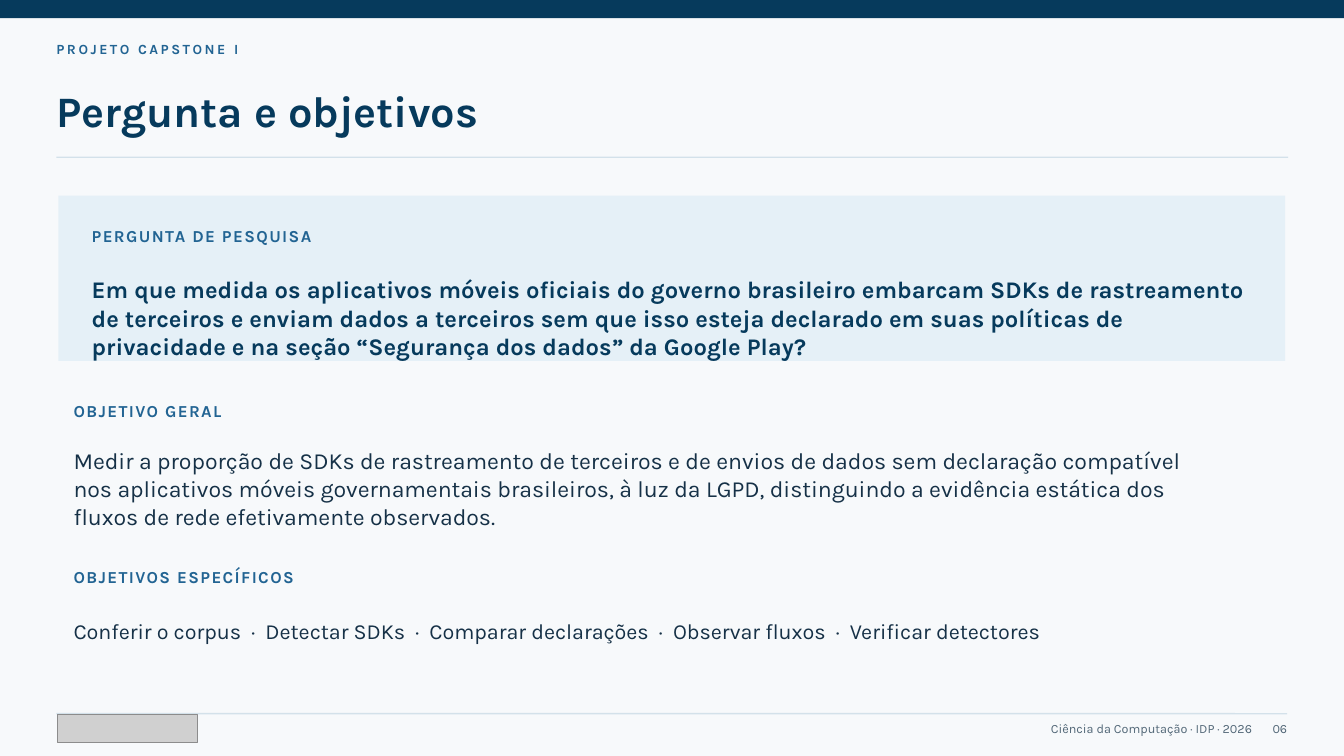
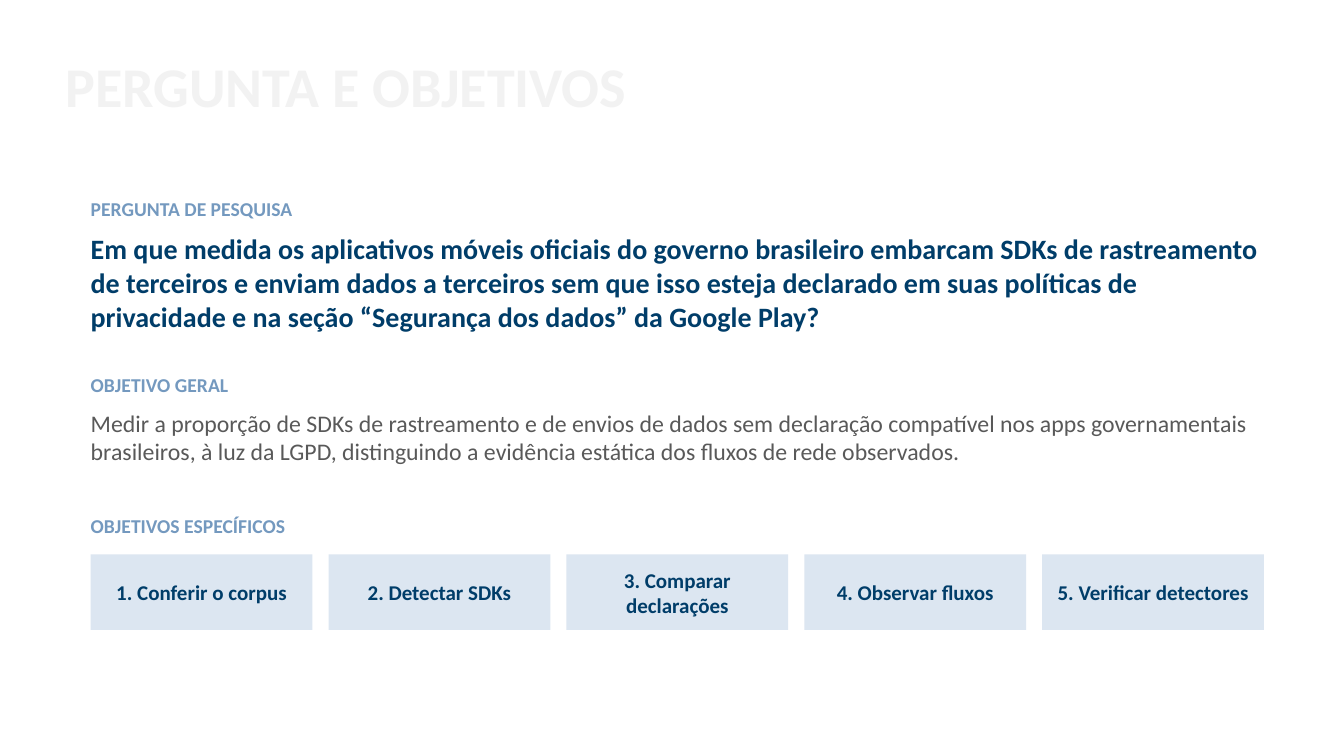
Before and after one commit to ClaudioAMF1/TCC, a slide deck: slide 6 of tcc/apresentacao/simulacao-defesa-rascunho.pptx. Drawn at 1344x756 pixels with LibreOffice and Linux fonts; fonts in the diff are those of the drawing; grey boxes stand for pictures; background and template pictures are left out. Boxes give left, top, right and bottom in pixels: in the first picture for what was removed or moved away, otherwise in the second. Text is boxed around its words. In the diff, an @@ line names an element or a change of style, - is before the commit and + after.

```diff
--- a/tcc/apresentacao/simulacao-defesa-rascunho.pptx
+++ b/tcc/apresentacao/simulacao-defesa-rascunho.pptx
@@ background #F7F9FB to picture (left out) @@
@@ rectangle removed at bbox=[0, 0, 1344, 18] @@
@@ text removed at bbox=[56, 44, 238, 54] @@
-PROJETO CAPSTONE I
@@ text at bbox=[56, 96, 478, 138]: text changed; size 31 to 40 pt; font Karla to Calibri; text colour #063A5C to #F2F2F2 @@
-Pergunta e objetivos
+PERGUNTA E OBJETIVOS
@@ line removed from (56, 157) to (1289, 157) @@
@@ rectangle removed at bbox=[58, 196, 1286, 361] @@
@@ text "PERGUNTA DE PESQUISA": place and size @@
-text "PERGUNTA DE PESQUISA" at bbox=[92, 231, 311, 245]
+text "PERGUNTA DE PESQUISA" at bbox=[91, 203, 293, 219]
@@ text "Em que medida os aplicativos ...": place and size @@
-text "Em que medida os aplicativos ..." at bbox=[92, 279, 1243, 361]
+text "Em que medida os aplicativos ..." at bbox=[91, 239, 1257, 332]
@@ text "Em que medida os aplicativos ..." at bbox=[91, 239, 1257, 332]: size 17 to 20 pt, font Karla to Calibri, text colour #063A5C to #003D69; vertical alignment middle to top @@
@@ text "OBJETIVO GERAL": place and size @@
-text "OBJETIVO GERAL" at bbox=[74, 406, 221, 418]
+text "OBJETIVO GERAL" at bbox=[91, 379, 228, 392]
@@ text at bbox=[91, 415, 1246, 464]: text changed; size 16.5 to 17 pt; font Karla to Calibri; text colour #163147 to #595959 @@
-Medir a proporção de SDKs de rastreamento de terceiros e de envios de dados sem declaração compatível nos aplicativos móveis governamentais brasileiros, à luz da LGPD, distinguindo a evidência estática dos fluxos de rede efetivamente observados.
+Medir a proporção de SDKs de rastreamento e de envios de dados sem declaração compatível nos apps governamentais brasileiros, à luz da LGPD, distinguindo a evidência estática dos fluxos de rede observados.
@@ text "Medir a proporção de SDKs ..." at bbox=[91, 415, 1246, 464]: vertical alignment middle to top @@
@@ size 12 to 14 pt, font Karla to Calibri, text colour #226493 to #7499BF, letter spacing 1 to 0 pt; vertical alignment middle to top in 3 elements at bbox=[91, 203, 293, 219], bbox=[91, 379, 228, 392], bbox=[91, 517, 285, 533] @@
@@ text "OBJETIVOS ESPECÍFICOS": place and size @@
-text "OBJETIVOS ESPECÍFICOS" at bbox=[74, 568, 294, 584]
+text "OBJETIVOS ESPECÍFICOS" at bbox=[91, 517, 285, 533]
@@ rectangle added at bbox=[91, 555, 313, 630], fill #DCE6F1 @@
@@ rectangle added at bbox=[329, 555, 551, 630], fill #DCE6F1 @@
@@ rectangle added at bbox=[567, 555, 788, 630], fill #DCE6F1 @@
@@ rectangle added at bbox=[805, 555, 1026, 630], fill #DCE6F1 @@
@@ rectangle added at bbox=[1043, 555, 1264, 630], fill #DCE6F1 @@
@@ text added at bbox=[116, 585, 286, 604], 15 pt, text #003D69, bold @@
+1. Conferir o corpus
@@ text added at bbox=[368, 586, 511, 600], 15 pt, text #003D69, bold @@
+2. Detectar SDKs
@@ text added at bbox=[624, 574, 731, 617], 15 pt, text #003D69, bold @@
+3. Comparar declarações
@@ text added at bbox=[837, 585, 994, 600], 15 pt, text #003D69, bold @@
+4. Observar fluxos
@@ text added at bbox=[1058, 585, 1249, 600], 15 pt, text #003D69, bold @@
+5. Verificar detectores
@@ text removed at bbox=[74, 624, 1040, 644] @@
-Conferir o corpus · Detectar SDKs · Comparar declarações · Observar fluxos · Verificar detectores
@@ line removed from (56, 714) to (1288, 714) @@
@@ picture removed at bbox=[57, 715, 198, 743] @@
@@ text removed at bbox=[1051, 724, 1252, 736] @@
-Ciência da Computação · IDP · 2026
@@ text removed at bbox=[1273, 725, 1288, 733] @@
-06
```
Also in this commit, not shown: 10 other slides changed, 5 slides added, 4 slides removed, 3 other files.
